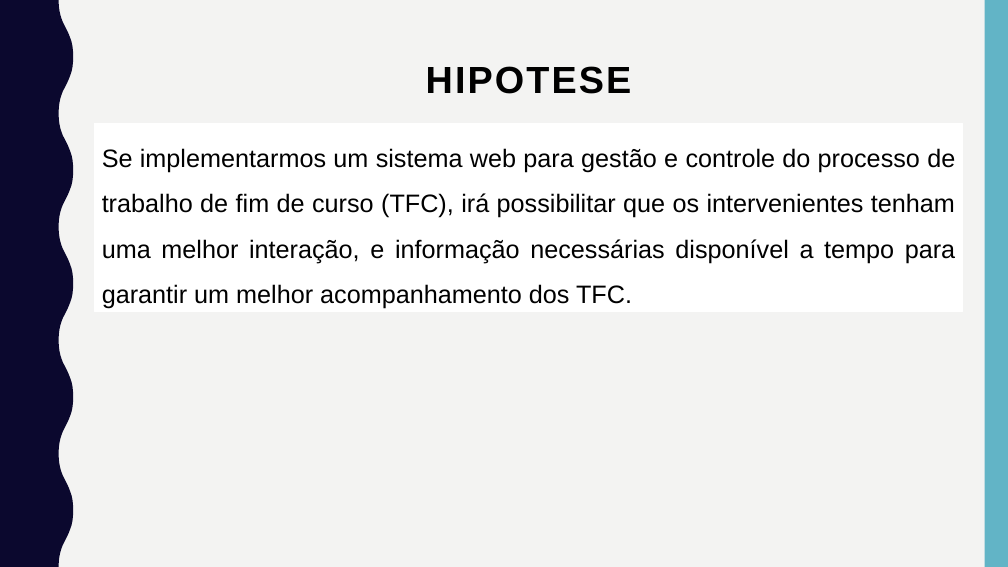
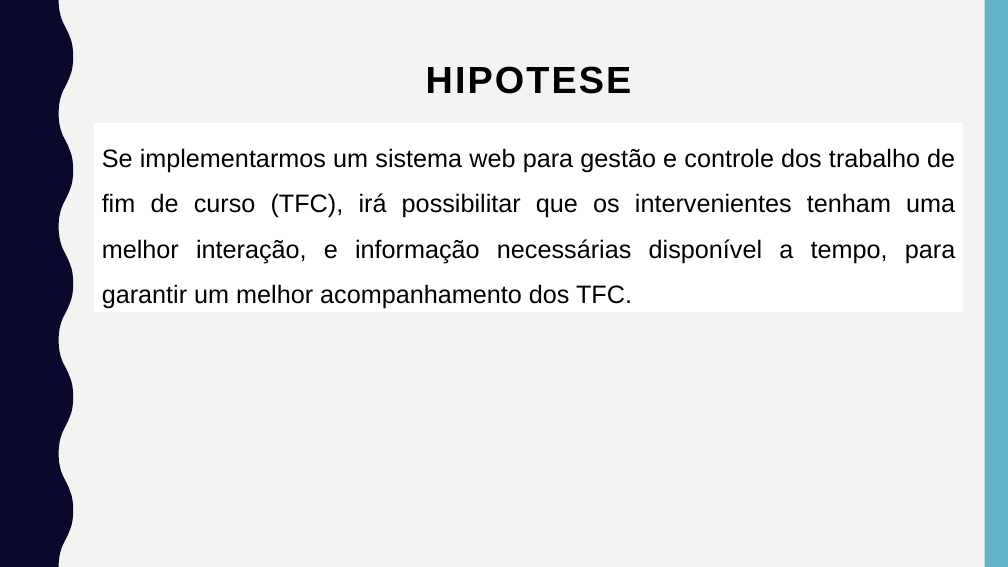
Before and after one commit to adilson-youtube/Relatorio_Sistema_Gestao_TCC, a slide deck: slide 5 of Apresentação/TFC.pptx. Drawn at 1008x567 pixels with LibreOffice and Linux fonts; fonts in the diff are those of the drawing. Boxes give left, top, right and bottom in pixels: in the first picture for what was removed or moved away, otherwise in the second. Text is boxed around its words. In the diff, an @@ line names an element or a change of style, - is before the commit and + after.

Commit message:
Alterado os nomes dos modelos de apresentacao para Modelo e actualizacao no TFC

```diff
--- a/Apresentação/TFC.pptx
+++ b/Apresentação/TFC.pptx
@@ text at [102,148,955,309]: text changed @@
-Se implementarmos um sistema web para gestão e controle do processo de trabalho de fim de curso (TFC), irá possibilitar que os intervenientes tenham uma melhor interação, e informação necessárias disponível a tempo para garantir um melhor acompanhamento dos TFC.
+Se implementarmos um sistema web para gestão e controle dos trabalho de fim de curso (TFC), irá possibilitar que os intervenientes tenham uma melhor interação, e informação necessárias disponível a tempo, para garantir um melhor acompanhamento dos TFC.
```
Also in this commit, not shown: 2 other slides changed, 1 slide added, 1 slide removed, 10 other files.
